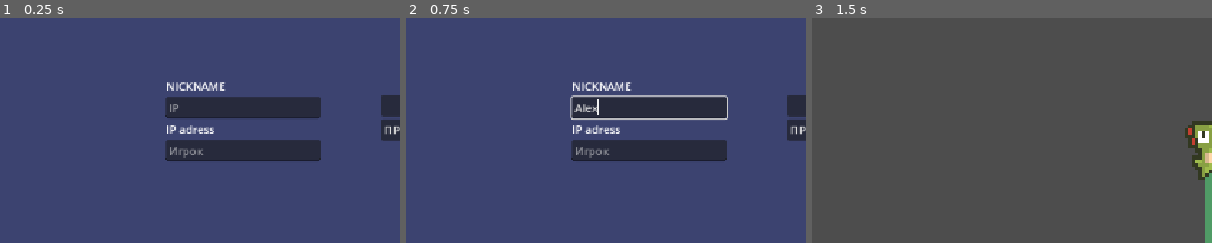
Above: before the commit, frames 1-3 (left to right).
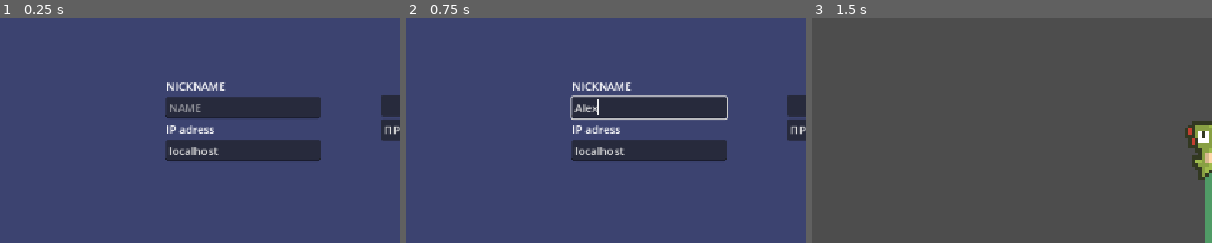
Above: after the commit, the same moments.

Repository: TABURELTER/Inno-Friendly-JAM
Game: Godot game, scene res://scenes/DEBUG_MENU.tscn
Two runs of this game, one before a commit and one after it. Both use one fixed random seed, a clock stepped at 60 frames per second and the inputs below.
Inputs (mouse positions are % of the whole screen's width and height, from its top left):
- Up to frame 1 (0.25 s): no input
- Up to frame 2 (0.75 s): click (30, 41) at 0.52 s; type "Alex" at 0.6 s
- Up to frame 3 (1.5 s): click "ЗАПУСТИТЬ КАРТУ" at 1.25 s
The pictures show only the part of the screen within x 0-50%, y 21-71%; the shares and areas given below are measured in that part.

The runs differ from the first frame. In frame 1, 0.4% of the frame differs, in the area x 42-55%, y 38-63%; in frame 2, 0.3%; in frame 3, nothing differs.

Commit message:
test local search game

Diff:
--- a/project.godot
+++ b/project.godot
@@ -13,6 +13,7 @@
 config/name="Frendly JEM"
 run/main_scene="uid://qdg2uk25dm1"
 config/features=PackedStringArray("4.5", "Forward Plus")
+boot_splash/image="uid://blrk22e2t1naw"
 config/icon="uid://b6sao7qbm41xa"
 
 [autoload]
--- a/scenes/DEBUG_MENU.tscn
+++ b/scenes/DEBUG_MENU.tscn
@@ -1,7 +1,7 @@
 [gd_scene load_steps=3 format=3 uid="uid://qdg2uk25dm1"]
 
-[ext_resource type="Script" uid="uid://bity8syjbuiip" path="res://scenes/control.gd" id="1_phokl"]
-[ext_resource type="Script" uid="uid://b7dfhb01mpwg1" path="res://scenes/button.gd" id="2_2dnko"]
+[ext_resource type="Script" uid="uid://bity8syjbuiip" path="res://scripts/control.gd" id="1_phokl"]
+[ext_resource type="Script" uid="uid://3bvt4xta1i06" path="res://scripts/servers_list.gd" id="2_phokl"]
 
 [node name="DebugMenu" type="Node2D"]
 
@@ -20,6 +20,18 @@
 offset_bottom = 661.0
 color = Color(0.23545289, 0.26321363, 0.4399273, 1)
 
+[node name="VBoxContainer3" type="VBoxContainer" parent="Control"]
+layout_mode = 0
+offset_left = 860.0
+offset_top = 244.0
+offset_right = 1066.0
+offset_bottom = 364.0
+script = ExtResource("2_phokl")
+
+[node name="Label" type="Label" parent="Control/VBoxContainer3"]
+layout_mode = 2
+text = "Servers:"
+
 [node name="VBoxContainer2" type="VBoxContainer" parent="Control"]
 layout_mode = 0
 offset_left = 239.0
@@ -33,7 +45,7 @@
 
 [node name="name" type="LineEdit" parent="Control/VBoxContainer2"]
 layout_mode = 2
-placeholder_text = "IP"
+placeholder_text = "NAME"
 
 [node name="Label2" type="Label" parent="Control/VBoxContainer2"]
 layout_mode = 2
@@ -41,7 +53,8 @@
 
 [node name="ip" type="LineEdit" parent="Control/VBoxContainer2"]
 layout_mode = 2
-placeholder_text = "Игрок"
+text = "localhost"
+placeholder_text = "IP"
 
 [node name="VBoxContainer" type="VBoxContainer" parent="Control"]
 layout_mode = 0
@@ -53,7 +66,6 @@
 [node name="Start" type="Button" parent="Control/VBoxContainer"]
 layout_mode = 2
 text = "ЗАПУСТИТЬ КАРТУ"
-script = ExtResource("2_2dnko")
 
 [node name="Connect" type="Button" parent="Control/VBoxContainer"]
 layout_mode = 2
--- a/scenes/button.gd
+++ /dev/null
@@ -1,11 +0,0 @@
-extends Button
-
-
-# Called when the node enters the scene tree for the first time.
-func _ready() -> void:
-	pass # Replace with function body.
-
-
-# Called every frame. 'delta' is the elapsed time since the previous frame.
-func _process(_delta: float) -> void:
-	pass
--- a/scenes/debug_menu.gd
+++ /dev/null
@@ -1,11 +0,0 @@
-extends Node2D
-
-
-# Called when the node enters the scene tree for the first time.
-func _ready() -> void:
-	pass # Replace with function body.
-
-
-# Called every frame. 'delta' is the elapsed time since the previous frame.
-func _process(_delta: float) -> void:
-	pass
--- a/scenes/high_level_example.tscn
+++ b/scenes/high_level_example.tscn
@@ -1,8 +1,7 @@
-[gd_scene load_steps=23 format=4 uid="uid://dytxckecq42lh"]
+[gd_scene load_steps=22 format=4 uid="uid://dytxckecq42lh"]
 
 [ext_resource type="Script" uid="uid://c1g12cc12wuaa" path="res://scripts/high_level_player_spawner.gd" id="1_xa5q7"]
-[ext_resource type="PackedScene" uid="uid://dqp3koxevnhjm" path="res://scenes/high_level_network_player.tscn" id="2_cqmdx"]
-[ext_resource type="PackedScene" uid="uid://ucabdyrsn7bt" path="res://scenes/high_level_ui.tscn" id="2_evg4q"]
+[ext_resource type="PackedScene" uid="uid://bucld3fens2fs" path="res://scenes/high_level_network_player.tscn" id="2_cqmdx"]
 [ext_resource type="Texture2D" uid="uid://j0ejunskg2yc" path="res://assets/romario-tileMap/decor_16x16.png" id="4_d1wi7"]
 [ext_resource type="Texture2D" uid="uid://dfg7sullpio13" path="res://assets/romario-tileMap/Fences.png" id="5_hiags"]
 [ext_resource type="Texture2D" uid="uid://7s86ma3k2tb6" path="res://assets/romario-tileMap/grass.png" id="6_tkm7v"]
@@ -491,7 +490,7 @@
 [node name="Players" type="Node2D" parent="."]
 
 [node name="MultiplayerSpawner" type="MultiplayerSpawner" parent="."]
-_spawnable_scenes = PackedStringArray("uid://dqp3koxevnhjm")
+_spawnable_scenes = PackedStringArray("uid://bucld3fens2fs")
 spawn_path = NodePath("../Players")
 script = ExtResource("1_xa5q7")
 network_player = ExtResource("2_cqmdx")
@@ -528,6 +527,3 @@
 
 [node name="CanvasLayer" type="CanvasLayer" parent="."]
 visible = false
-
-[node name="HighLevelUI" parent="CanvasLayer" instance=ExtResource("2_evg4q")]
-visible = false
--- a/scenes/high_level_network_player.tscn
+++ b/scenes/high_level_network_player.tscn
@@ -160,6 +160,7 @@
 [node name="HighLevelNetworkPlayer" type="CharacterBody2D"]
 scale = Vector2(5, 5)
 script = ExtResource("1_0yi72")
+metadata/heal = 100
 
 [node name="Icon" type="Sprite2D" parent="."]
 visible = false
@@ -195,3 +196,5 @@
 autoplay = "idle"
 frame = 3
 frame_progress = 0.8517403
+
+[node name="CanvasLayer" type="CanvasLayer" parent="."]
--- a/scenes/high_level_ui.tscn
+++ /dev/null
@@ -1,36 +0,0 @@
-[gd_scene load_steps=2 format=3 uid="uid://ucabdyrsn7bt"]
-
-[ext_resource type="Script" uid="uid://lbdlxbf7hb8p" path="res://scripts/high_level_client_ui.gd" id="1_ynxo7"]
-
-[node name="HighLevelUI" type="Control"]
-layout_mode = 3
-anchors_preset = 15
-anchor_right = 1.0
-anchor_bottom = 1.0
-grow_horizontal = 2
-grow_vertical = 2
-script = ExtResource("1_ynxo7")
-
-[node name="VBoxContainer" type="VBoxContainer" parent="."]
-layout_mode = 0
-offset_right = 40.0
-offset_bottom = 40.0
-
-[node name="Label" type="Label" parent="VBoxContainer"]
-layout_mode = 2
-text = "HIGH-LEVEL VERSION"
-
-[node name="Server" type="Button" parent="VBoxContainer"]
-layout_mode = 2
-text = "SERVER"
-
-[node name="Client" type="Button" parent="VBoxContainer"]
-layout_mode = 2
-text = "CLIENT"
-
-[node name="cords" type="Label" parent="VBoxContainer"]
-layout_mode = 2
-text = "COORDS"
-
-[connection signal="pressed" from="VBoxContainer/Server" to="." method="_on_server_pressed"]
-[connection signal="pressed" from="VBoxContainer/Client" to="." method="_on_client_pressed"]
--- a/scenes/control.gd
+++ b/scripts/control.gd
@@ -1,14 +1,9 @@
 extends Control
-
-
-
-
 
 func _on_start_pressed() -> void:
 	get_tree().change_scene_to_file("res://scenes/high_level_example.tscn")
 	HighLevelNetworkHandler.start_server()
 
-
 func _on_connect_pressed() -> void:
-	HighLevelNetworkHandler.start_client()
+	HighLevelNetworkHandler.start_client($VBoxContainer2/ip.text)
 	get_tree().change_scene_to_file("res://scenes/high_level_example.tscn")
--- a/scripts/cords.gd
+++ /dev/null
@@ -1,16 +0,0 @@
-extends Label
-
-
-
-# Called when the node enters the scene tree for the first time.
-func _ready() -> void:
-
-	pass # Replace with function body.
-
-
-# Called every frame. 'delta' is the elapsed time since the previous frame.
-#func _process(delta: float) -> void:
-	#var cords = Vector(12, 34)
-	#text = "Координаты: {x}, {y}".format({"x": cords.x, "y": cords.y})
-
-	#pass
--- a/scripts/high_level_client_ui.gd
+++ /dev/null
@@ -1,8 +0,0 @@
-extends Control
-
-func _on_server_pressed() -> void:
-	HighLevelNetworkHandler.start_server()
-
-
-func _on_client_pressed() -> void:
-	HighLevelNetworkHandler.start_client()
--- a/scripts/high_level_network_handler.gd
+++ b/scripts/high_level_network_handler.gd
@@ -1,16 +1,96 @@
 extends Node
 
-const PORT: int = 42096 # Below 65535 (16-bit unsigned max value)
+const PORT: int = 42096
+const DISCOVERY_PORT: int = 42097
+const BROADCAST_INTERVAL := 1.0
+
+enum Status { IDLE, WAIT, PLAY }
+var status: Status = Status.IDLE
 
 var peer: ENetMultiplayerPeer
+
+# Разделяем сокеты: один для приёма (bind), другой для отправки (broadcast)
+var udp_recv := PacketPeerUDP.new()
+var udp_send := PacketPeerUDP.new()
+
+var broadcast_timer := 0.0
+var found_lobbies: Array = []
+
+
+func _ready() -> void:
+	# Клиент всегда слушает порт DISCOVERY_PORT (на всех интерфейсах IPv4)
+	var err = udp_recv.bind(DISCOVERY_PORT, "0.0.0.0")
+	if err != OK:
+		push_error("Не удалось открыть UDP порт для поиска: %s" % err)
+	else:
+		print("UDP приёмник слушает DISCOVERY_PORT =", DISCOVERY_PORT)
+
 
 func start_server() -> void:
 	peer = ENetMultiplayerPeer.new()
 	peer.create_server(PORT)
 	multiplayer.multiplayer_peer = peer
 
+	# Настраиваем UDP-отправитель для широковещания
+	udp_send.set_broadcast_enabled(true)
+	print("Сервер запущен на порту", PORT, "статус WAIT")
+	status = Status.WAIT
 
-func start_client() -> void:
+
+func start_client(ip: String) -> void:
 	peer = ENetMultiplayerPeer.new()
-	peer.create_client("localhost", PORT)
+	peer.create_client(ip, PORT)
 	multiplayer.multiplayer_peer = peer
+	print("Клиент подключается к", ip, ":", PORT)
+	status = Status.PLAY
+
+
+func _process(delta: float) -> void:
+	# Широковещательная рассылка от сервера в режиме WAIT
+	if status == Status.WAIT:
+		broadcast_timer += delta
+		if broadcast_timer >= BROADCAST_INTERVAL:
+			broadcast_timer = 0.0
+			var msg = "LOBBY:MyGame:%d" % PORT
+
+			# 1) Broadcast в LAN
+			udp_send.set_dest_address("255.255.255.255", DISCOVERY_PORT)
+			udp_send.put_packet(msg.to_utf8_buffer())
+			print("Broadcast отправлен -> 255.255.255.255:", msg)
+
+			# 2) Loopback для теста на одной машине
+			udp_send.set_dest_address("127.0.0.1", DISCOVERY_PORT)
+			udp_send.put_packet(msg.to_utf8_buffer())
+			print("Loopback отправлен -> 127.0.0.1:", msg)
+
+	# Приём пакетов на клиенте (и вообще всегда, если кто-то шлёт)
+	while udp_recv.get_available_packet_count() > 0:
+		var pkt = udp_recv.get_packet().get_string_from_utf8()
+		var ip = udp_recv.get_packet_ip()
+		print("Получен пакет:", pkt, "от", ip)
+
+		if pkt.begins_with("LOBBY:"):
+			var parts = pkt.split(":")
+			if parts.size() >= 3:
+				var name = parts[1]
+				var port = int(parts[2])
+
+				# Добавляем только новые источники по IP
+				if not found_lobbies.any(func(l): return l.ip == ip):
+					found_lobbies.append({"name": name, "ip": ip, "port": port})
+					print("Найдено лобби:", name, ip, port)
+
+	# Постоянный статус-лог (каждые ~секунду будет видно состояние)
+	if status == Status.IDLE:
+		print("Status: IDLE — ожидаем действий")
+	elif status == Status.WAIT:
+		print("Status: WAIT — сервер рассылает объявления")
+	elif status == Status.PLAY:
+		print("Status: PLAY — подключено, идёт игра")
+
+
+func connect_to_lobby(lobby: Dictionary) -> void:
+	if status != Status.WAIT:
+		print("Подключение возможно только при статусе WAIT")
+		return
+	start_client(lobby["ip"])
--- a/scripts/high_level_network_player.gd
+++ b/scripts/high_level_network_player.gd
@@ -2,6 +2,25 @@
 
 var BASE_SPEED: float = 150
 var SPRINT_MULTIPLIER: float = 3.0
+
+@export var max_health: int = 100
+@export var current_health: int = 100
+
+#func _check_state_transitions(delta: float):
+	#if self.health < 0:
+		#if current_state != UnitState.DIED: # If not already dead
+			#current_state = UnitState.DYING
+
+	#elif Input.is_action_just_pressed("left_mouse_button") and self in get_tree().get_nodes_in_group("selected_units"):
+		# reset path when clicked
+		#current_agent_path.clear() # Can be a source of bug, if extended script expects path to be there
+		#current_agent_path_index = 0
+		#current_state = UnitState.MOVING
+
+	# Clear the path when the destination is reached
+	#elif current_agent_path_index >= current_agent_path.size():
+		#current_state = UnitState.IDLE
+
 
 func _enter_tree() -> void:
 	set_multiplayer_authority(name.to_int())
--- /dev/null
+++ b/scripts/servers_list.gd
@@ -0,0 +1,33 @@
+extends VBoxContainer
+
+# Если HighLevelNetworkHandler в автозагрузах:
+@onready var net_handler = HighLevelNetworkHandler
+
+var lobbies: Array = []
+
+func _ready() -> void:
+	clear_lobby_buttons()
+
+func _process(_delta: float) -> void:
+	# Проверяем, изменился ли список
+	if lobbies.size() != net_handler.found_lobbies.size():
+		update_lobbies(net_handler.found_lobbies)
+
+func update_lobbies(new_lobbies: Array) -> void:
+	lobbies = new_lobbies
+	clear_lobby_buttons()
+
+	for lobby in lobbies:
+		var btn := Button.new()
+		btn.text = "%s (%s:%d)" % [lobby["name"], lobby["ip"], lobby["port"]]
+		btn.pressed.connect(_on_connect_pressed.bind(lobby))
+		add_child(btn)
+
+func clear_lobby_buttons() -> void:
+	for child in get_children():
+		child.queue_free()
+
+func _on_connect_pressed(lobby: Dictionary) -> void:
+	print("Подключаемся к:", lobby)
+	net_handler.start_client(lobby["ip"])
+	get_tree().change_scene_to_file("res://scenes/high_level_example.tscn")
Binary file added: assets/sprites/backhp.png
Not shown, added: assets/sprites/backhp.png.import
Binary file added: assets/sprites/boot.png
Not shown, added: assets/sprites/boot.png.import
Binary file added: assets/sprites/hp.png
Not shown, added: assets/sprites/hp.png.import
Not shown, removed: scenes/button.gd.uid
Not shown, removed: scenes/debug_menu.gd.uid
Not shown: 1 places in scenes/high_level_network_player.tscn that only renumber resources
Renamed: scenes/control.gd.uid -> scripts/control.gd.uid
Not shown, removed: scripts/cords.gd.uid
Not shown, removed: scripts/high_level_client_ui.gd.uid
(and 1 more such lines)
